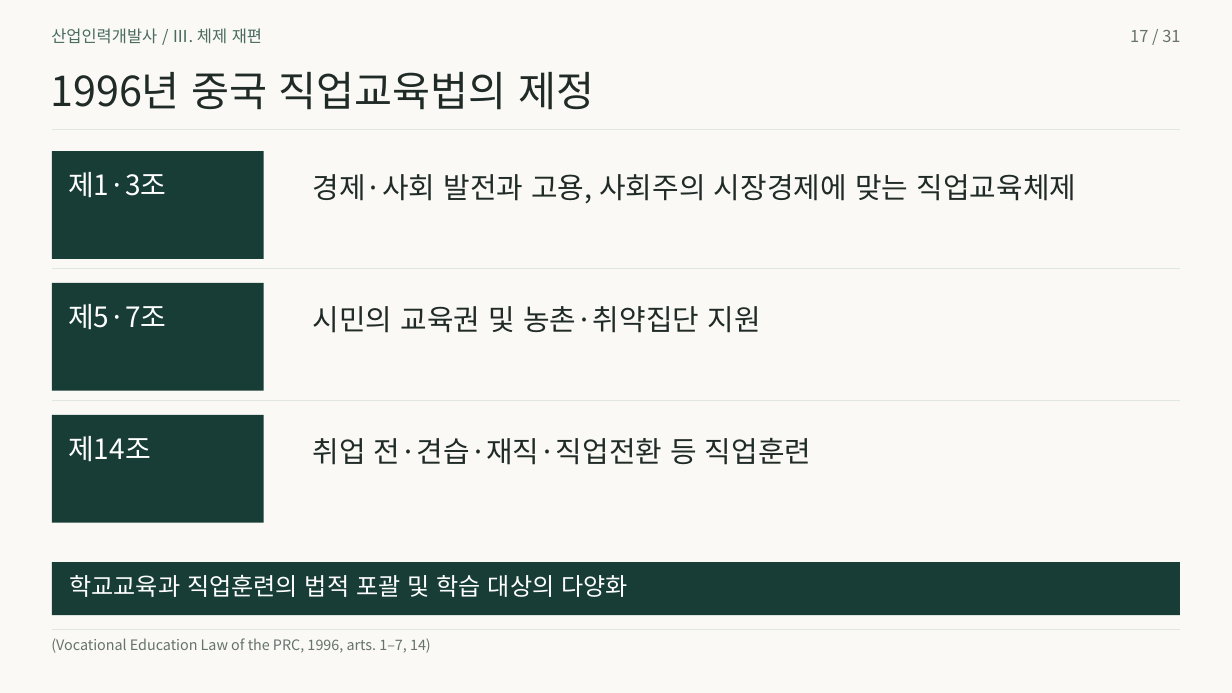
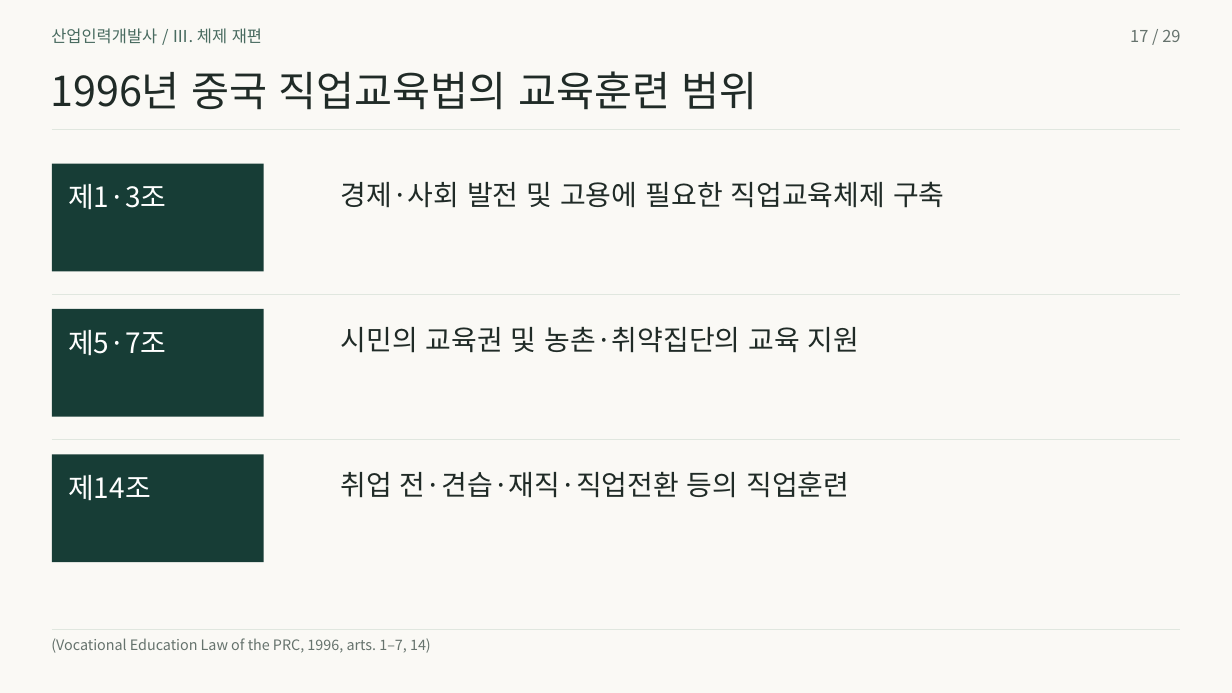
Before and after one commit to 01Chungee10/vet-history-rehearsal, a slide deck: slide 17 of au-cn-2026/presentation.pptx. Drawn at 1232x693 pixels with LibreOffice and Linux fonts; fonts in the diff are those of the drawing. Boxes give left, top, right and bottom in pixels: in the first picture for what was removed or moved away, otherwise in the second. Text is boxed around its words. In the diff, an @@ line names an element or a change of style, - is before the commit and + after.

```diff
--- a/au-cn-2026/presentation.pptx
+++ b/au-cn-2026/presentation.pptx
@@ text at [1130,30,1180,42]: text changed @@
-17 / 31
+17 / 29
@@ text at [50,71,758,110]: text changed @@
-1996년 중국 직업교육법의 제정
+1996년 중국 직업교육법의 교육훈련 범위
@@ rectangle: place and size @@
-rectangle at [52,152,263,260]
+rectangle at [52,164,263,272]
@@ text "제1·3조": place and size @@
-text "제1·3조" at [68,172,166,198]
+text "제1·3조" at [68,184,166,210]
@@ text at [341,181,944,208]: text changed; size 22.5 to 21.8 pt @@
-경제·사회 발전과 고용, 사회주의 시장경제에 맞는 직업교육체제
+경제·사회 발전 및 고용에 필요한 직업교육체제 구축
@@ 1 text, 1 freeform shape, 1 rectangle: place and size @@
-1 text, 1 freeform shape, 1 rectangle at [52,269,1180,391]
+1 text, 1 freeform shape, 1 rectangle at [52,295,1180,417]
@@ text at [341,327,859,353]: text changed; size 22.5 to 21.8 pt @@
-시민의 교육권 및 농촌·취약집단 지원
+시민의 교육권 및 농촌·취약집단의 교육 지원
@@ 1 text, 1 freeform shape, 1 rectangle: place and size @@
-1 text, 1 freeform shape, 1 rectangle at [52,400,1180,523]
+1 text, 1 freeform shape, 1 rectangle at [52,440,1180,563]
@@ text at [341,471,849,498]: text changed; size 22.5 to 21.8 pt @@
-취업 전·견습·재직·직업전환 등 직업훈련
+취업 전·견습·재직·직업전환 등의 직업훈련
@@ rectangle removed at [52,562,1180,615] @@
@@ text removed at [69,574,628,597] @@
-학교교육과 직업훈련의 법적 포괄 및 학습 대상의 다양화
```
Also in this commit, not shown: 25 other slides changed, 3 slides added, 5 slides removed, 35 other files.
